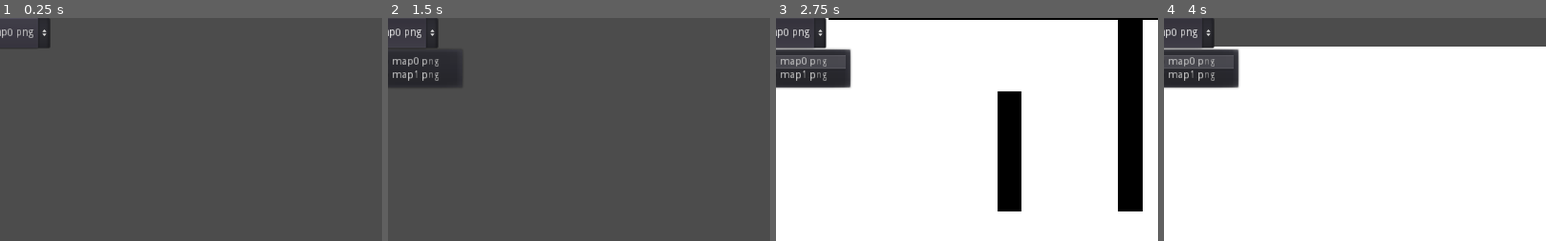
Above: before the commit, frames 1-4 (left to right).
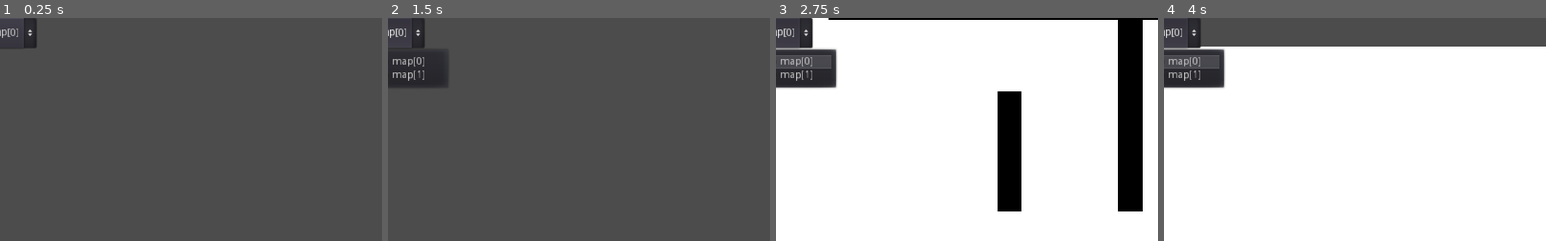
Above: after the commit, the same moments.

Repository: Urnark/ThesisProject
Game: Godot game, scene res://Scenes/Main.tscn
Same seed, same stepped clock (60 frames per second), same inputs: the game is played once before the commit and once after it.
Inputs (mouse positions are % of the whole screen's width and height, from its top left):
- Up to frame 1 (0.25 s): no input
- Up to frame 2 (1.5 s): click "map0.png" (after the commit: "map[0]") at 0.5 s; tap Enter at 1.25 s; move the mouse to (72, 45) at 1.27 s; hold Right (ui_right) from 1.28 s (still down); hold Mouse wheel up (zoom_in) from 1.28 s (still down)
- Up to frame 3 (2.75 s): move the mouse to (30, 55) at 2.02 s; release Right (ui_right) at 2.03 s; release Mouse wheel up (zoom_in) at 2.03 s; hold Down (ui_down) from 2.03 s (still down); tap Mouse wheel down (zoom_out) at 2.1 s
- Up to frame 4 (4 s): move the mouse to (60, 28) at 2.77 s; release Down (ui_down) at 2.78 s; hold Right (ui_right) 2.78-3.53 s; hold Mouse wheel up (zoom_in) 2.78-3.53 s; move the mouse to (45, 70) at 3.52 s; hold Up (ui_up) from 3.53 s (still down); tap Mouse wheel down (zoom_out) at 3.6 s
The pictures show only the part of the screen within x 2-52%, y 0-50%; the shares and areas given below are measured in that part.

The runs differ from the first frame. In frame 1, 0.7% of the frame differs, in the area x 2-14%, y 0-14%; in frame 2, 1.5%; in frame 3, 1.8%, in the area x 2-20%, y 0-32%; in frame 4, 1.7%.

Commit message:
Changed
+ Change map from textures to images
+ Fixed problem with delay when moving the camera
+ Added import friendly map importer

Diff:
--- a/Scenes/Main.gd
+++ b/Scenes/Main.gd
@@ -1,19 +1,24 @@
 extends Node2D
-
-const PATH_TO_DIRECTORY := 'res://Img/Maps'
 
 onready var file_names = get_png_file_names_in_directory(PATH_TO_DIRECTORY)
 
+export(String) var PATH_TO_DIRECTORY = 'res://Img/Maps'
+export(Array, Image) var image_maps
+
 func _ready():
-	print(file_names)
+#	print(file_names)
+#
+#	var id = 0
+#	for file_name in file_names:
+#		$CanvasLayer/UI/OptionButton.add_item(file_name, id)
+#		id += 1
+#	$MapHandler.generate_new_map(PATH_TO_DIRECTORY + '/' + file_names[0])
 
-	var id = 0
-	for file_name in file_names:
-		$CanvasLayer/UI/OptionButton.add_item(file_name, id)
-		id += 1
+	for image_index in image_maps.size():
+		$CanvasLayer/UI/OptionButton.add_item('map[' + str(image_index) + ']', image_index)
+	$MapHandler.generate_new_map_from_image(image_maps[0])
 
-	$MapHandler.generate_new_map(PATH_TO_DIRECTORY + '/' + file_names[0])
-
+# If all the files in the directory is used
 func get_png_file_names_in_directory(path: String) -> Array:
 	var file_names = []
 	var dir = Directory.new()
@@ -30,4 +35,4 @@
 	return file_names
 
 func _on_OptionButton_item_selected(ID):
-	$MapHandler.generate_new_map(PATH_TO_DIRECTORY + '/' + file_names[ID])
+	$MapHandler.generate_new_map_from_image(image_maps[ID])
--- a/Scenes/Main.tscn
+++ b/Scenes/Main.tscn
@@ -1,12 +1,15 @@
-[gd_scene load_steps=3 format=2]
+[gd_scene load_steps=5 format=2]
 
 [ext_resource path="res://Scenes/Main.gd" type="Script" id=1]
-[ext_resource path="res://Scenes/Maps/MapHandler.tscn" type="PackedScene" id=2]
+[ext_resource path="res://Img/Maps/map0.png" type="Image" id=2]
+[ext_resource path="res://Img/Maps/map1.png" type="Image" id=3]
+[ext_resource path="res://Scenes/Maps/MapHandler.tscn" type="PackedScene" id=4]
 
 [node name="Main" type="Node2D"]
 script = ExtResource( 1 )
+image_maps = [ ExtResource( 2 ), ExtResource( 3 ) ]
 
-[node name="MapHandler" parent="." instance=ExtResource( 2 )]
+[node name="MapHandler" parent="." instance=ExtResource( 4 )]
 
 [node name="CanvasLayer" type="CanvasLayer" parent="."]
 
--- a/Scenes/Maps/Map.gd
+++ b/Scenes/Maps/Map.gd
@@ -17,13 +17,8 @@
 	var tiles = []
 	var tile_map
 
-	func _init(var width: int, var height: int, var tile_map: TileMap):
-		self.width = width
-		self.height = height
+	func _init(tile_map: TileMap):
 		self.tile_map = tile_map
-
-	func set_tiles(var tiles: Array):
-		self.tiles = tiles
 
 	func update_tile_map():
 		for x in self.width:
@@ -36,10 +31,7 @@
 				tile.tile_index = Global.TILES.grid_cell
 		update_tile_map()
 
-	func load_map(path: String):
-		# Load map image from .png file
-		var image = Image.new()
-		image.load(path)
+	func use_image_for_map(image: Image):
 		# Get width and height of the image
 		self.width = image.get_width()
 		self.height = image.get_height()
@@ -55,3 +47,10 @@
 				self.tiles.append(Tile.new(tile_index, Vector2(x, y)))
 
 		image.unlock()
+
+	func load_map(path: String):
+		# Load map image from .png file
+		var image = Image.new()
+		image.load(path)
+
+		self.use_image_for_map(image)
--- a/Scenes/Maps/MapHandler.gd
+++ b/Scenes/Maps/MapHandler.gd
@@ -12,13 +12,22 @@
 	# Randomize the seed to creating random maps
 	randomize()
 
-func generate_new_map(path_to_png_file: String):
+func generate_new_map_from_image(image_of_map: Image):
 	# Clear the tile map
 	$TileMap.clear()
 
 	# Create new map
-	map = MapGD.Map.new(WIDTH, HEIGHT, $TileMap)
-	map.load_map(path_to_png_file)
+	map = MapGD.Map.new($TileMap)
+	map.use_image_for_map(image_of_map)
+	map.update_tile_map()
+
+func generate_new_map(path_to_file: String):
+	# Clear the tile map
+	$TileMap.clear()
+
+	# Create new map
+	map = MapGD.Map.new($TileMap)
+	map.load_map(path_to_file)
 	#_p_generate_tile_map_with_noise(map)
 	#map.set_wireframe()
 	map.update_tile_map()
--- a/Scenes/Maps/MapHandler.tscn
+++ b/Scenes/Maps/MapHandler.tscn
@@ -13,3 +13,8 @@
 
 [node name="Camera2D" type="Camera2D" parent="."]
 current = true
+drag_margin_left = 0.0
+drag_margin_top = 0.0
+drag_margin_right = 0.0
+drag_margin_bottom = 0.0
+editor_draw_drag_margin = true
Not shown, changed: Img/Maps/map0.png.import
Not shown, changed: Img/Maps/map1.png.import
